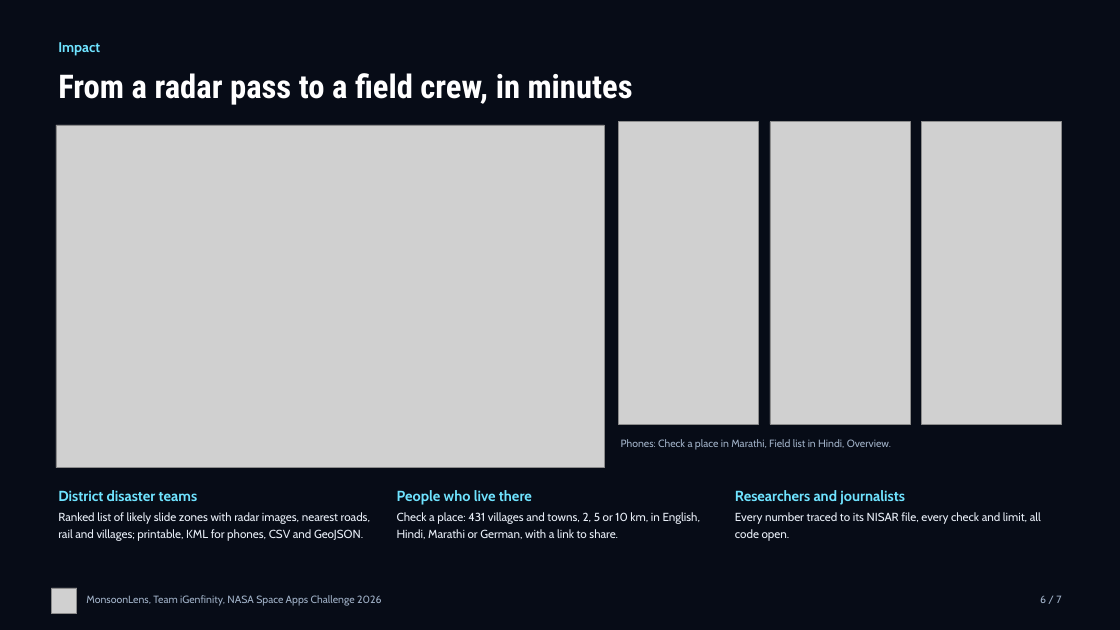
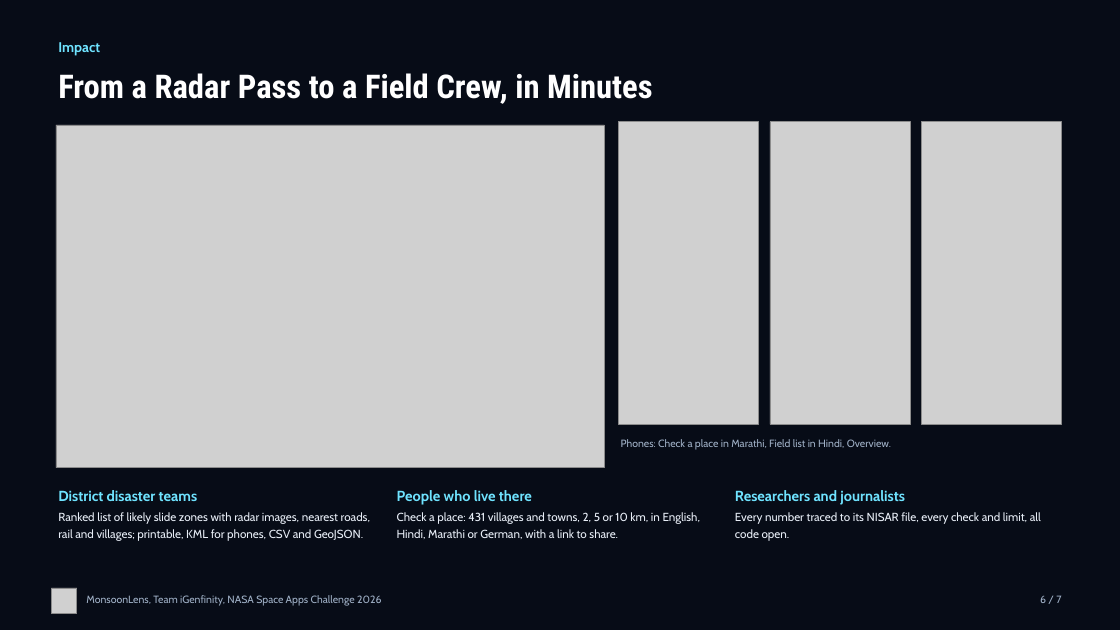
Before and after one commit to AyushSinghNegi/dancing-with-the-sars, a slide deck: slide 6 of deliverables/deck/MonsoonLens_Deck.pptx. Drawn at 1120x630 pixels with LibreOffice and Linux fonts; fonts in the diff are those of the drawing; grey boxes stand for pictures. Boxes give left, top, right and bottom in pixels: in the first picture for what was removed or moved away, otherwise in the second. Text is boxed around its words. In the diff, an @@ line names an element or a change of style, - is before the commit and + after.

```diff
--- a/deliverables/deck/MonsoonLens_Deck.pptx
+++ b/deliverables/deck/MonsoonLens_Deck.pptx
@@ text at bbox=[58, 73, 653, 104]: text changed @@
-From a radar pass to a field crew, in minutes
+From a Radar Pass to a Field Crew, in Minutes
```
Also in this commit, not shown: 6 other slides changed, 8 other files.
